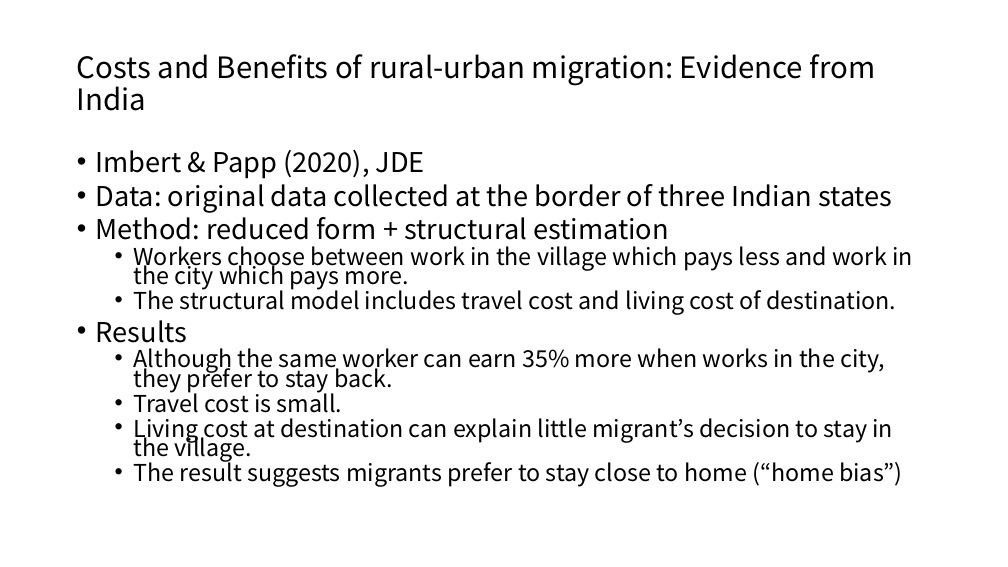
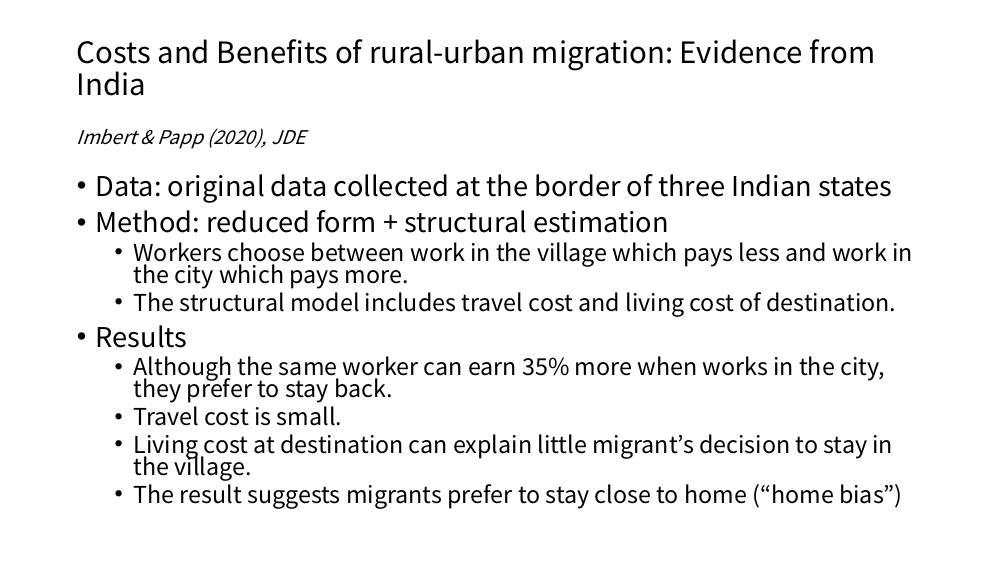
Before and after one commit to s-saisw/readingSummary, a slide deck: slide 3 of summary-spring2021.pptx. Drawn at 1008x567 pixels with LibreOffice and Linux fonts; fonts in the diff are those of the drawing. Boxes give left, top, right and bottom in pixels: in the first picture for what was removed or moved away, otherwise in the second. Text is boxed around its words. In the diff, an @@ line names an element or a change of style, - is before the commit and + after.

```diff
--- a/summary-spring2021.pptx
+++ b/summary-spring2021.pptx
@@ title "Costs and Benefits of rural-urban ...": place and size @@
-title "Costs and Benefits of rural-urban ..." at <box>77,54,876,111</box>
+title "Costs and Benefits of rural-urban ..." at <box>77,39,876,96</box>
@@ text added at <box>77,128,305,149</box>, 18 pt, text #000000, italic @@
+Imbert & Papp (2020), JDE
@@ text "Data: original data collected at ...": place and size @@
-text "Data: original data collected at ..." at <box>96,150,913,487</box>
+text "Data: original data collected at ..." at <box>96,174,913,509</box>
@@ text "Data: original data collected at ..." at <box>96,174,913,509</box>: line spacing 0.7 to 0.8 @@
@@ text at <box>96,150,425,179</box>: paragraph removed @@
-• Imbert & Papp (2020), JDE
```
Also in this commit, not shown: 2 other slides changed, 3 slides added, 1 other file.
